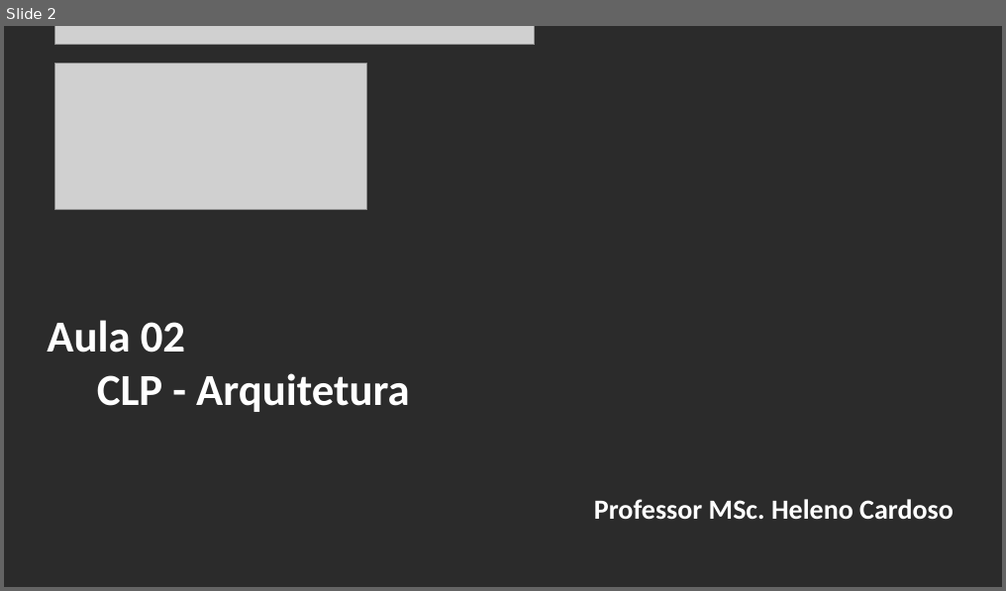
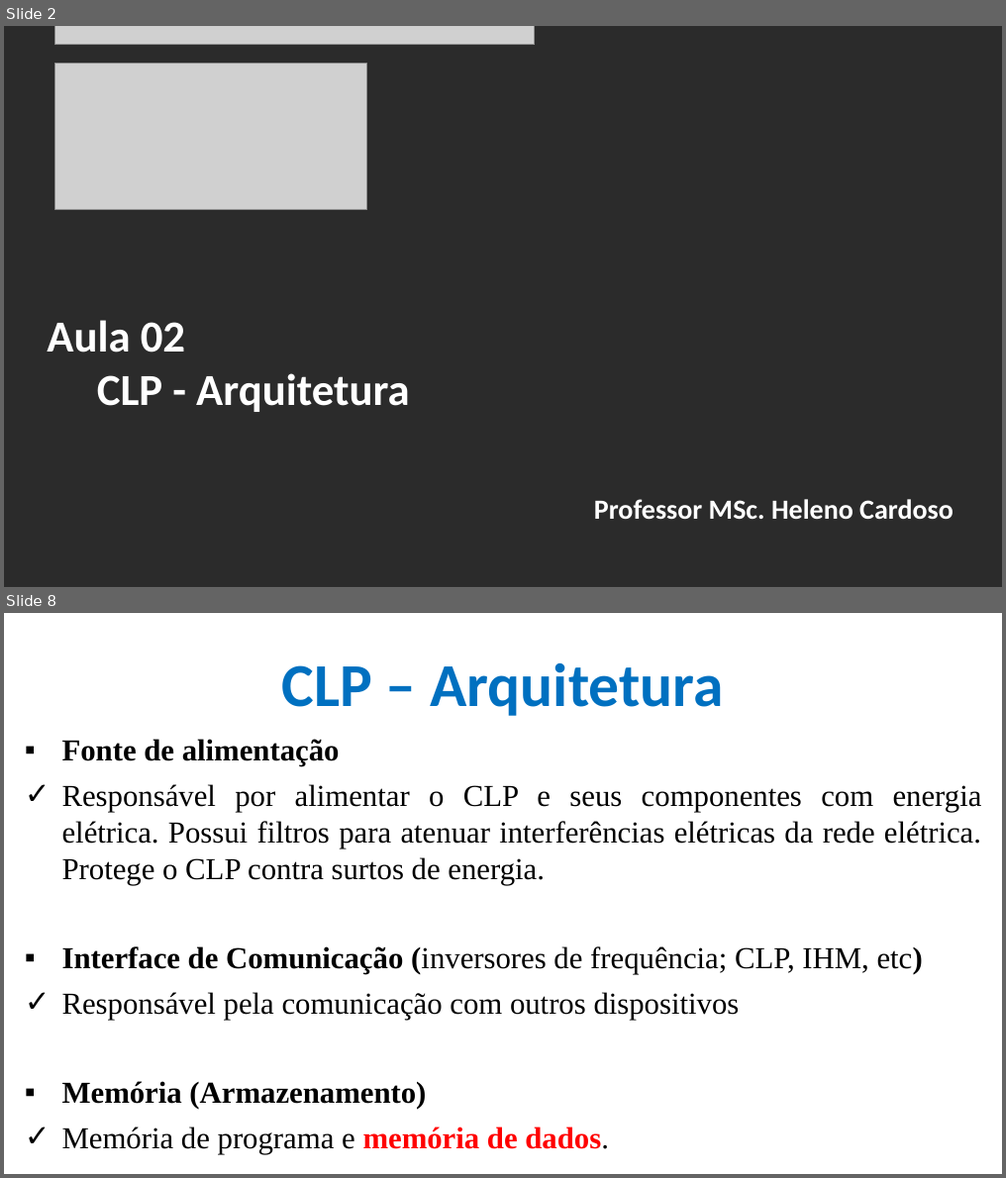
Before and after one commit to CloudEducationBrazil/WydenUniRuyControladoresLogicosProgCLP, a slide deck: 01 Classes/Aula2 - CLP - Arquitetura.pptx. Shown one above the other, each under a label of ours: slide 2 before the commit, slides 2 and 8 after it; the slides between them are not shown. The pictures are 1006x591 and 1006x1178 pixels, drawn with LibreOffice and Linux fonts; fonts in the diff are those of the drawing; grey boxes stand for pictures; background and template pictures are left out; a plain dark background stands for a picture behind light text. Boxes give left, top, right and bottom in pixels: in the first picture for what was removed or moved away, otherwise in the second. Text is boxed around its words. In the diff, an @@ line names an element or a change of style, - is before the commit and + after.

```diff
--- a/01 Classes/Aula2 - CLP - Arquitetura.pptx
+++ b/01 Classes/Aula2 - CLP - Arquitetura.pptx
@@ slide 8 added at [4,613,1002,1174], background picture (left out) @@
@@ title added at [282,663,724,716], 44 pt, text #0070C0, bold @@
+CLP – Arquitetura
@@ text added at [62,739,982,1155], 22 pt, text #000000 @@
+▪ Fonte de alimentação
+✓ Responsável por alimentar o CLP e seus componentes com energia elétrica. Possui filtros para atenuar interferências elétricas da rede elétrica. Protege o CLP contra surtos de energia.
+▪ Interface de Comunicação (inversores de frequência; CLP, IHM, etc)
+✓ Responsável pela comunicação com outros dispositivos
+▪ Memória (Armazenamento)
+✓ Memória de programa e memória de dados.
```
Also in this commit, not shown: 5 slides changed, 17 other slides added, 2 other files.
